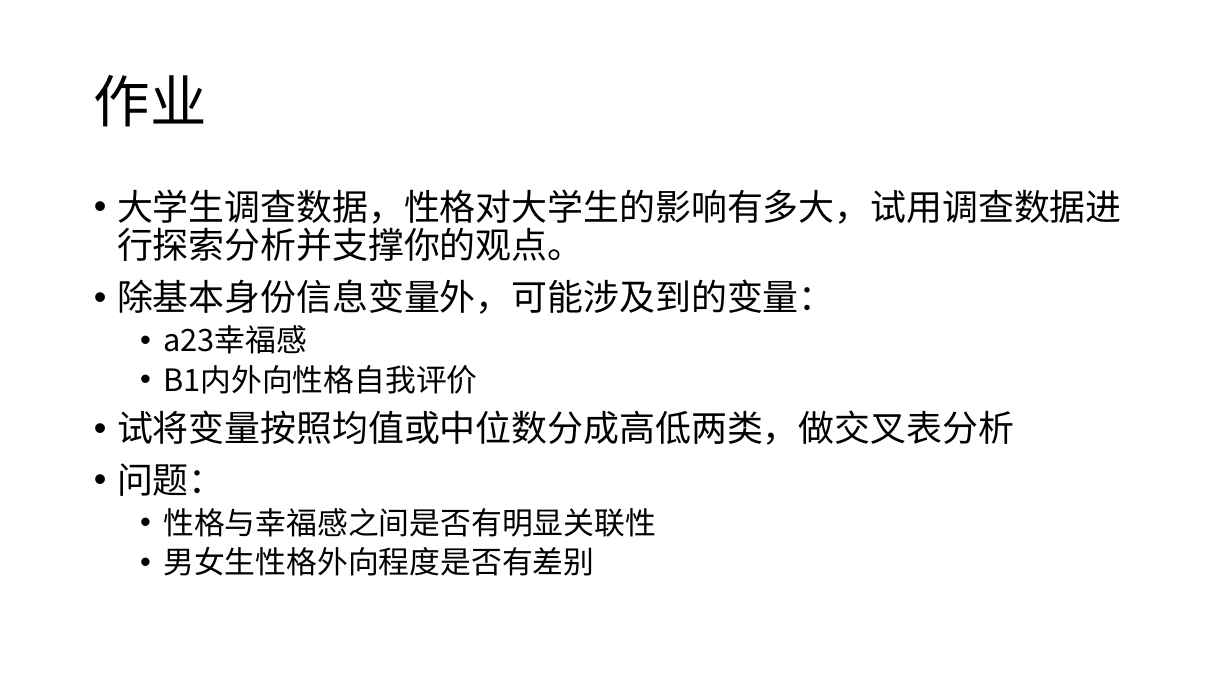
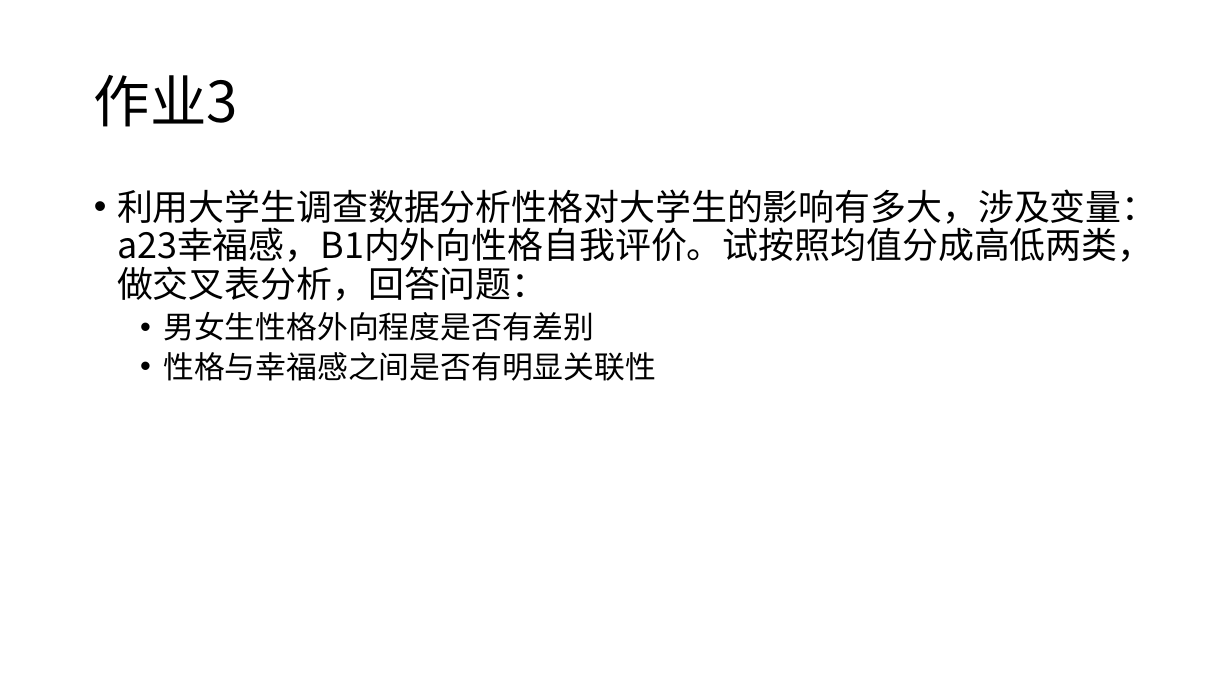
Before and after one commit to exoplanetX/DataAnalytics, a slide deck: slide 4 of 作业3-探索分析.pptx. Drawn at 1232x693 pixels with LibreOffice and Linux fonts; fonts in the diff are those of the drawing. Boxes give left, top, right and bottom in pixels: in the first picture for what was removed or moved away, otherwise in the second. Text is boxed around its words. In the diff, an @@ line names an element or a change of style, - is before the commit and + after.

```diff
--- a/作业3-探索分析.pptx
+++ b/作业3-探索分析.pptx
@@ title at bbox=[94, 75, 238, 127]: text changed @@
-作业
+作业3
@@ text at bbox=[117, 189, 1158, 341]: text changed @@
-• 大学生调查数据，性格对大学生的影响有多大，试用调查数据进行探索分析并支撑你的观点。
-• 除基本身份信息变量外，可能涉及到的变量：
-  • a23幸福感
-  • B1内外向性格自我评价
-• 试将变量按照均值或中位数分成高低两类，做交叉表分析
-• 问题：
+• 利用大学生调查数据分析性格对大学生的影响有多大，涉及变量：a23幸福感，B1内外向性格自我评价。试按照均值分成高低两类，做交叉表分析，回答问题：
+  • 男女生性格外向程度是否有差别
@@ text at bbox=[163, 547, 594, 576]: paragraph removed @@
-  • 男女生性格外向程度是否有差别
```
Also in this commit, not shown: 2 other slides changed, 1 slide removed, 4 other files.
